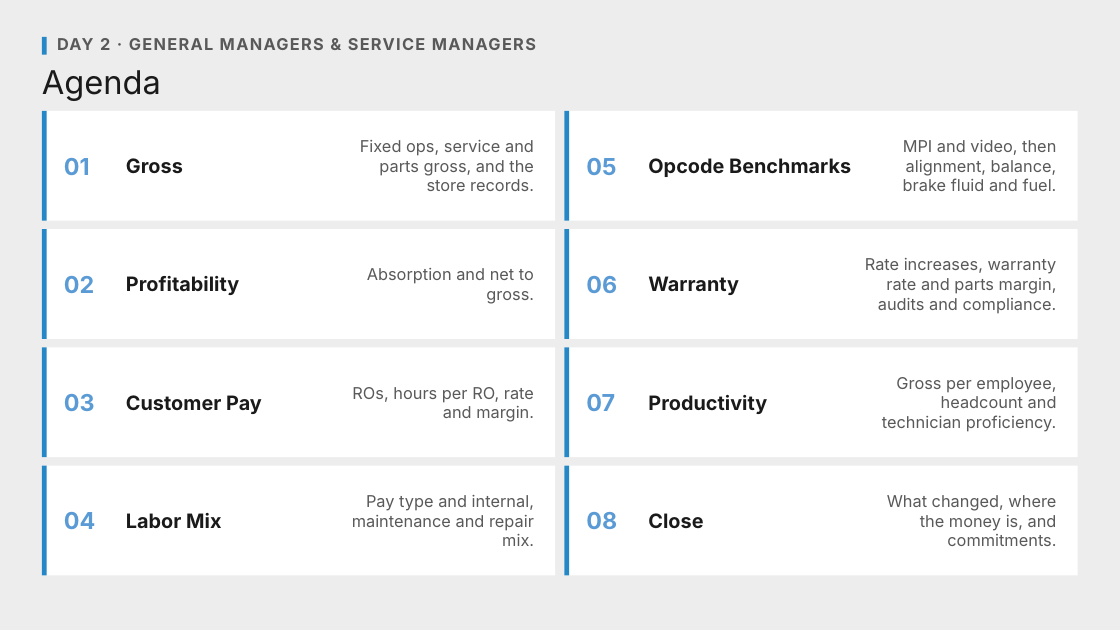
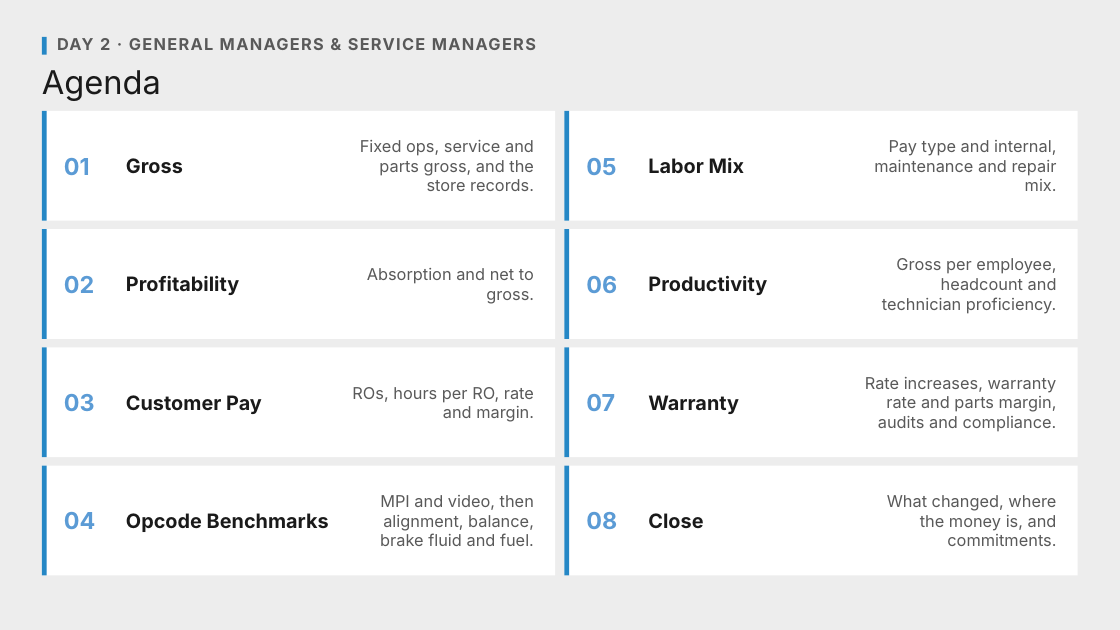
Before and after one commit to Ndresner/Noah, a slide deck: slide 2 of day2-deck/decks/Fixed Ops - Day 2 Example Test Deck.pptx. Drawn at 1120x630 pixels with LibreOffice and Linux fonts; fonts in the diff are those of the drawing. Boxes give left, top, right and bottom in pixels: in the first picture for what was removed or moved away, otherwise in the second. Text is boxed around its words. In the diff, an @@ line names an element or a change of style, - is before the commit and + after.

```diff
--- a/day2-deck/decks/Fixed Ops - Day 2 Example Test Deck.pptx
+++ b/day2-deck/decks/Fixed Ops - Day 2 Example Test Deck.pptx
@@ text at <box>874,140,1057,191</box>: text changed @@
-MPI and video, then alignment, balance, brake fluid and fuel.
+Pay type and internal, maintenance and repair mix.
@@ text at <box>648,158,744,173</box>: text changed @@
-Opcode Benchmarks
+Labor Mix
@@ text at <box>882,258,1057,314</box>: text changed @@
-Rate increases, warranty rate and parts margin, audits and compliance.
+Gross per employee, headcount and technician proficiency.
@@ text at <box>648,276,767,295</box>: text changed @@
-Warranty
+Productivity
@@ text at <box>865,377,1057,431</box>: text changed @@
-Gross per employee, headcount and technician proficiency.
+Rate increases, warranty rate and parts margin, audits and compliance.
@@ text at <box>648,395,739,414</box>: text changed @@
-Productivity
+Warranty
@@ text at <box>380,495,534,546</box>: text changed @@
-Pay type and internal, maintenance and repair mix.
+MPI and video, then alignment, balance, brake fluid and fuel.
@@ text at <box>126,513,329,532</box>: text changed @@
-Labor Mix
+Opcode Benchmarks
```
Also in this commit, not shown: 8 other slides changed, 4 other files.
